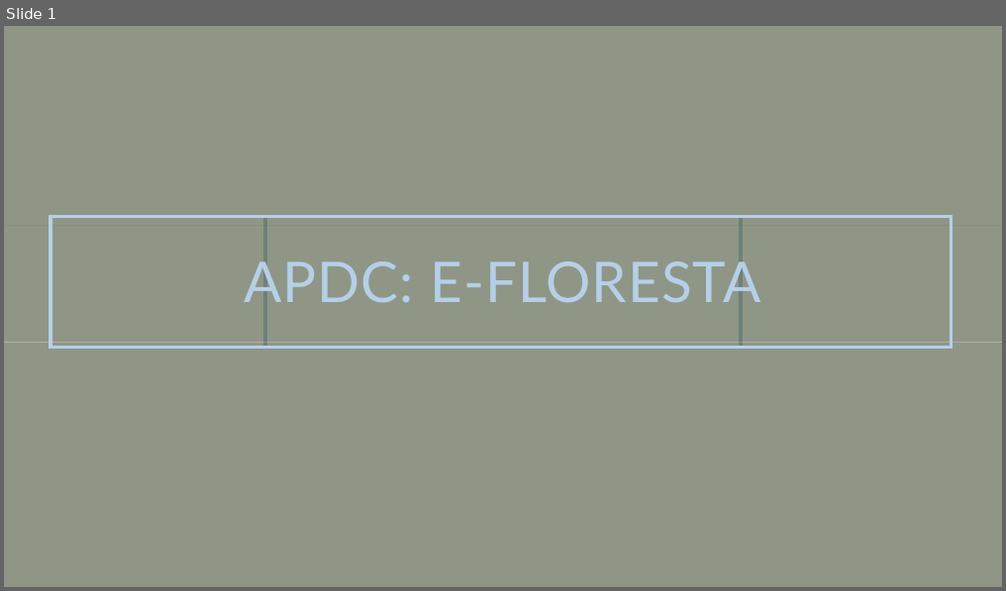
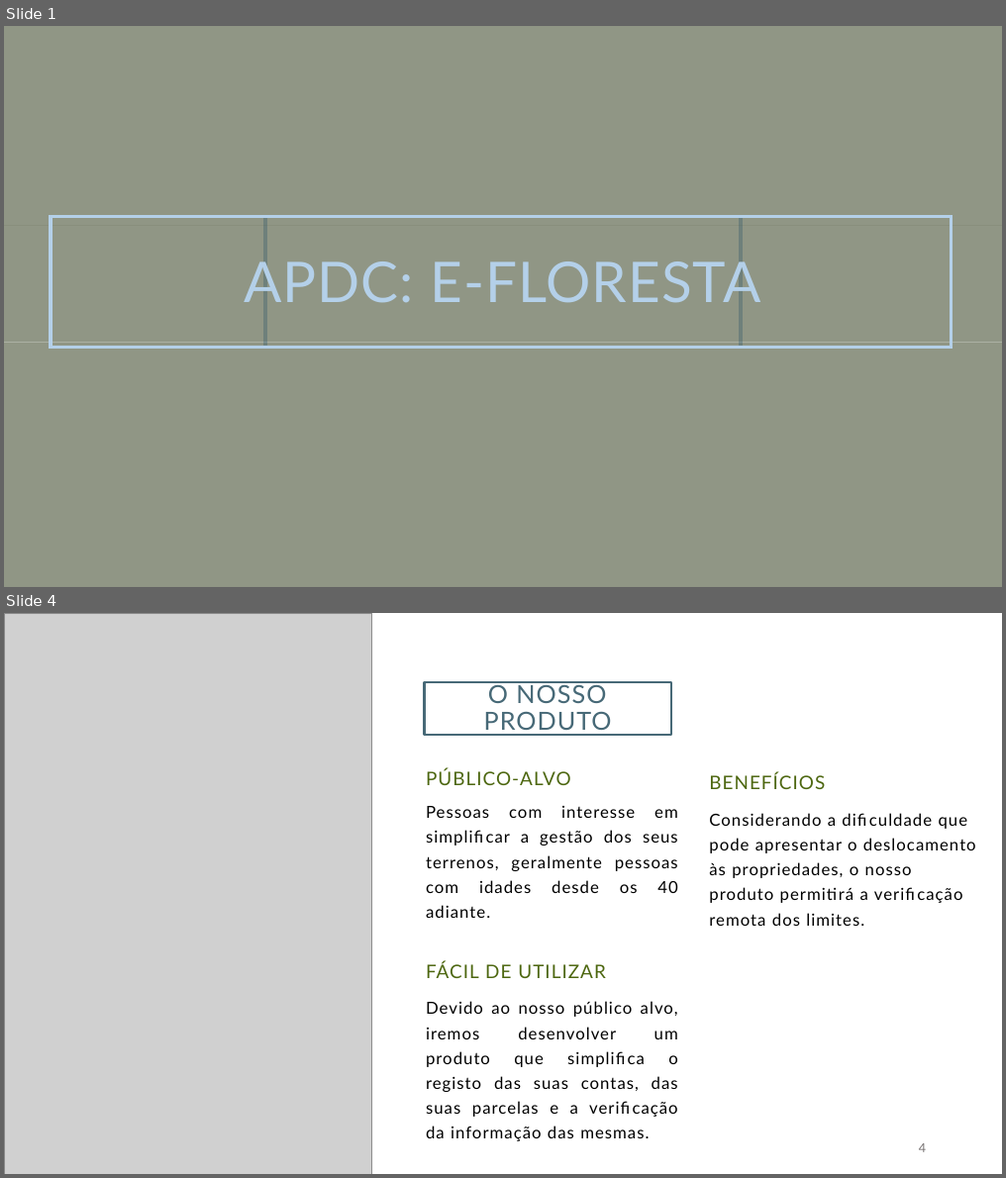
Before and after one commit to Timzudo/E-Floresta, a slide deck: Apresentacao_ALFA.pptx. Shown one above the other, each under a label of ours: slide 1 before the commit, slides 1 and 4 after it; the slides between them are not shown. The pictures are 1006x591 and 1006x1178 pixels, drawn with LibreOffice and Linux fonts; fonts in the diff are those of the drawing; grey boxes stand for pictures; background and template pictures are left out. Boxes give left, top, right and bottom in pixels: in the first picture for what was removed or moved away, otherwise in the second. Text is boxed around its words. In the diff, an @@ line names an element or a change of style, - is before the commit and + after.

```diff
--- a/Apresentacao_ALFA.pptx
+++ b/Apresentacao_ALFA.pptx
@@ slide 4 added at (4, 613, 1002, 1174), background #FFFFFF @@
@@ picture added at (4, 613, 372, 1174) @@
@@ title added at (425, 682, 672, 735), outline #476977 2.25 pt, 24 pt, text #476977 @@
+O NOSSO PRODUTO
@@ text added at (426, 769, 571, 785), 18 pt, text #4D6810 @@
+PÚBLICO-ALVO
@@ text added at (709, 773, 825, 789), 18 pt, text #4D6810 @@
+BENEFÍCIOS
@@ text added at (426, 806, 678, 918), 16 pt, text #000000 @@
+Pessoas com interesse em simplificar a gestão dos seus terrenos, geralmente pessoas com idades desde os 40 adiante.
@@ text added at (709, 813, 976, 926), 16 pt, text #000000 @@
+Considerando a dificuldade que pode apresentar o deslocamento às propriedades, o nosso produto permitirá a verificação remota dos limites.
@@ text added at (426, 962, 606, 978), 18 pt, text #4D6810 @@
+FÁCIL DE UTILIZAR
@@ text added at (426, 1001, 678, 1142), 16 pt, text #000000 @@
+Devido ao nosso público alvo, iremos desenvolver um produto que simplifica o registo das suas contas, das suas parcelas e a verificação da informação das mesmas.
@@ page number added at (919, 1144, 926, 1153), 12 pt, text #767171 @@
+4
```
Also in this commit, not shown: 2 slides changed, 2 other slides added, 7 slides removed.
